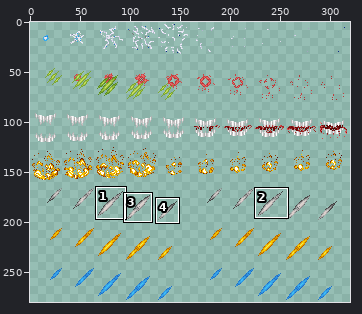
Sprite sheet -- Resources/AwesomeGuns/Weapons/SPRITES/Hits.gif. The first picture is a wide view before the edit; the outline marks the close-up.
Close-up. Earlier state:
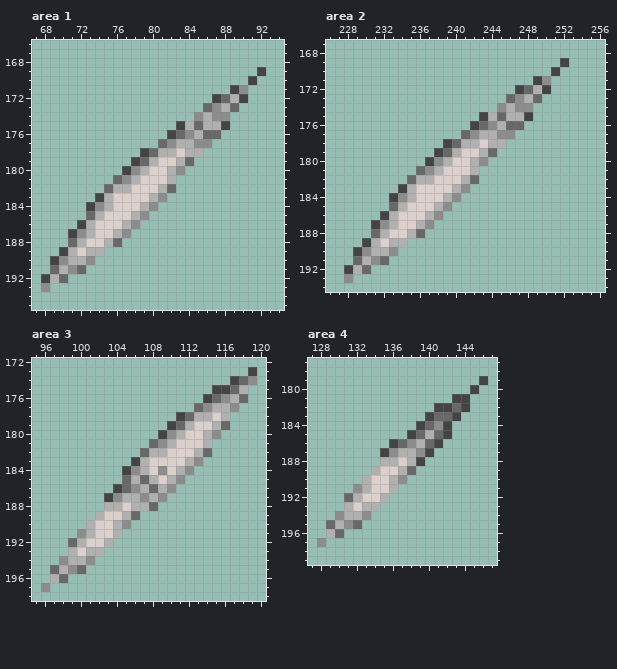
The file is 320x280 pixels. Colours within 5 levels of each other are drawn and written as one. Shown: area 1: x 67..94, y 166..195; area 2: x 226..256, y 167..194; area 3: x 95..120, y 172..198; area 4: x 127..147, y 177..199. The commit also changed other parts of the picture, which this record leaves out.
The result:
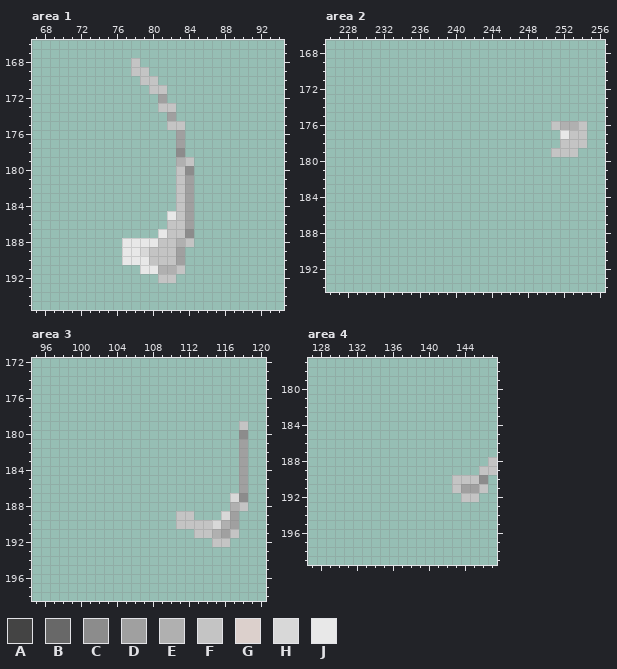
Palette (. is transparent): A #444444  B #686868  C #8c8c8c  D #a0a0a0  E #b0b0b0  F #c4c4c4  G #dcd0cc  H #d8d8d8  J #e8e8e8
From old to new:
--- area 1
@@ x 67..94 @@
 167 ............................
-168 ............................
-169 .........................A..
-170 ........................A...
-171 ......................AC....
-172 ....................ABEA....
-173 ...................BCEB.....
-174 ..................CECC......
-175 ................AEBEEA......
-176 ...............ABCEBB.......
-177 ..............BCEECC........
-178 ............ABEEGEE.........
-179 ...........ABEGGEB..........
-180 ..........ACEGGEC...........
-181 .........BCEGGGE............
-182 ........BEEGGGEB............
-183 .......AEGGGGEC.............
-184 ......ACEGGGEC..............
-185 ......BEGGGEC...............
-186 .....AEGGGEC................
-187 ....ACEGGEC.................
-188 ....BEGGEB..................
-189 ...AEGEE....................
-190 ..ACEEC.....................
-191 ..BECB......................
-192 .AEB........................
-193 .C..........................
+168 ...........F................
+169 ...........FF...............
+170 ............FF..............
+171 .............FF.............
+172 ..............D.............
+173 ..............FF............
+174 ...............D............
+175 ...............FF...........
+176 ................D...........
+177 ................D...........
+178 ................C...........
+179 ................EF..........
+180 ................FC..........
+181 ................FD..........
+182 ................FD..........
+183 ................FD..........
+184 ................FD..........
+185 ...............JFD..........
+186 ...............FFD..........
+187 ..............JFFC..........
+188 ..........JJJJFFEF..........
+189 ..........JJHFFFD...........
+190 ..........JJJFFFD...........
+191 ............JJEEF...........
+192 ..............FF............
+193 ............................
 194 ............................
--- area 2
@@ x 226..256 @@
 168 ...............................
-169 ..........................A....
-170 .........................A.....
-171 .......................AC......
-172 .....................ABEA......
-173 ....................BCEB.......
-174 ...................CECC........
-175 .................AEBEEA........
-176 ................ABCEBB.........
-177 ...............BCEECC..........
-178 .............ABEEGEE...........
-179 ............ABEGGEB............
-180 ...........ACEGGEC.............
-181 ..........BCEGGGE..............
-182 .........BEEGGGEB..............
-183 ........AEGGGGEC...............
-184 .......ACEGGGEC................
-185 .......BEGGGEC.................
-186 ......AEGGGEC..................
-187 .....ACEGGEC...................
-188 .....BEGGEB....................
-189 ....AEGEE......................
-190 ...ACEEC.......................
-191 ...BECB........................
-192 ..AEB..........................
-193 ..C............................
+169 ...............................
+170 ...............................
+171 ...............................
+172 ...............................
+173 ...............................
+174 ...............................
+175 ...............................
+176 .........................FEEF..
+177 ..........................JFF..
+178 ..........................FFF..
+179 .........................FFF...
+180 ...............................
+181 ...............................
+182 ...............................
+183 ...............................
+184 ...............................
+185 ...............................
+186 ...............................
+187 ...............................
+188 ...............................
+189 ...............................
+190 ...............................
+191 ...............................
+192 ...............................
+193 ...............................
 194 ...............................
--- area 3
@@ x 95..120 @@
 172 ..........................
-173 ........................A.
-174 ......................ABC.
-175 ....................AABE..
-176 ...................ABCEB..
-177 ..................BCEEC...
-178 ................ABEEGE....
-179 ...............ABEGGEB....
-180 ..............ACEGGEC.....
-181 .............BCEGGGE......
-182 ............BEEGGGEB......
-183 ...........AEGGGGEC.......
-184 ..........ACEGCGEC........
-185 ..........BEBEGEC.........
-186 .........ABCEBEC..........
-187 ........ACEECEC...........
-188 ........EEGEEB............
-189 .......EGGEB..............
-190 ......EGGEC...............
-191 .....CEGGE................
-192 ....BEGGE.................
-193 ....EGEE..................
-194 ...CEEC...................
-195 ..BECB....................
-196 ..EB......................
-197 .C........................
+173 ..........................
+174 ..........................
+175 ..........................
+176 ..........................
+177 ..........................
+178 ..........................
+179 .......................F..
+180 .......................C..
+181 .......................D..
+182 .......................D..
+183 .......................D..
+184 .......................D..
+185 .......................D..
+186 .......................D..
+187 ......................HC..
+188 ......................EF..
+189 ................FF...HD...
+190 ................FFFFHED...
+191 ..................FFEDF...
+192 ....................FF....
+193 ..........................
+194 ..........................
+195 ..........................
+196 ..........................
+197 ..........................
 198 ..........................
--- area 4
@@ x 127..147 @@
 178 .....................
-179 ...................A.
-180 ..................A..
-181 ................AA...
-182 ..............AABA...
-183 .............ABBA....
-184 ............ABCA.....
-185 ...........ABEBA.....
-186 .........ABCEBA......
-187 ........ACEECA.......
-188 ........EEGEA........
-189 .......EGGEB.........
-190 ......EGGEC..........
-191 .....CEGGE...........
-192 ....BEGGE............
-193 ....EGEE.............
-194 ...CEEC..............
-195 ..BECB...............
-196 ..EB.................
-197 .C...................
+179 .....................
+180 .....................
+181 .....................
+182 .....................
+183 .....................
+184 .....................
+185 .....................
+186 .....................
+187 .....................
+188 ....................F
+189 ...................FF
+190 ................FFFC.
+191 ................FDDF.
+192 .................FF..
+193 .....................
+194 .....................
+195 .....................
+196 .....................
+197 .....................
 198 .....................
